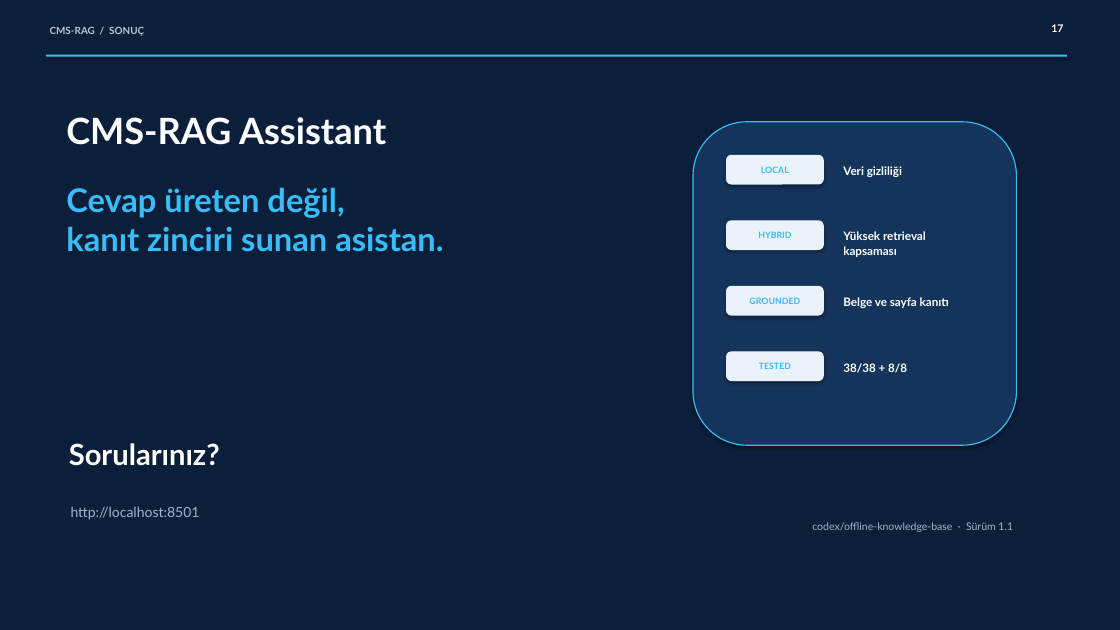
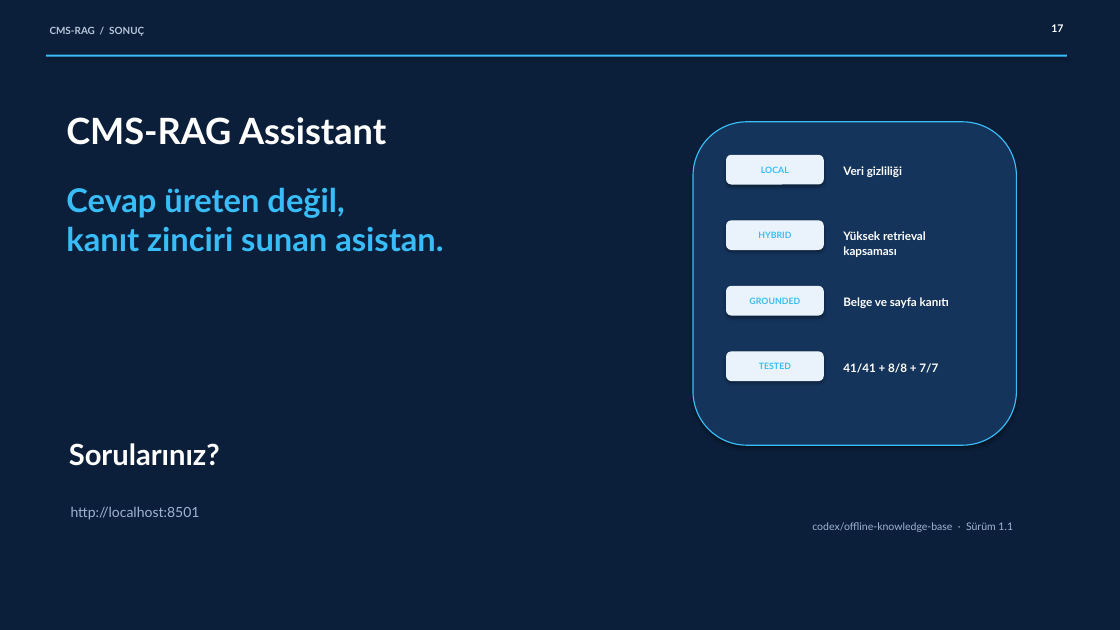
Before and after one commit to AnEngineerEfe/CMS-RAG-Assistant, a slide deck: slide 17 of deliverables/CMS-RAG_Nihai_Proje_Sunumu.pptx. Drawn at 1120x630 pixels with LibreOffice and Linux fonts; fonts in the diff are those of the drawing. Boxes give left, top, right and bottom in pixels: in the first picture for what was removed or moved away, otherwise in the second. Text is boxed around its words. In the diff, an @@ line names an element or a change of style, - is before the commit and + after.

```diff
--- a/deliverables/CMS-RAG_Nihai_Proje_Sunumu.pptx
+++ b/deliverables/CMS-RAG_Nihai_Proje_Sunumu.pptx
@@ text at <box>843,363,938,373</box>: text changed @@
-38/38 + 8/8
+41/41 + 8/8 + 7/7
```
Also in this commit, not shown: 1 other slide changed, 23 other files.
